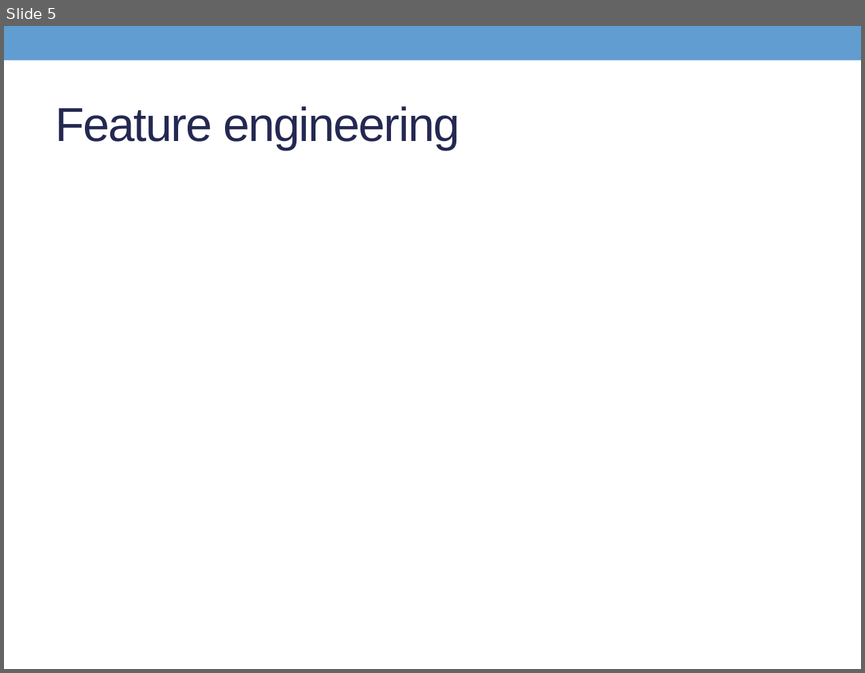
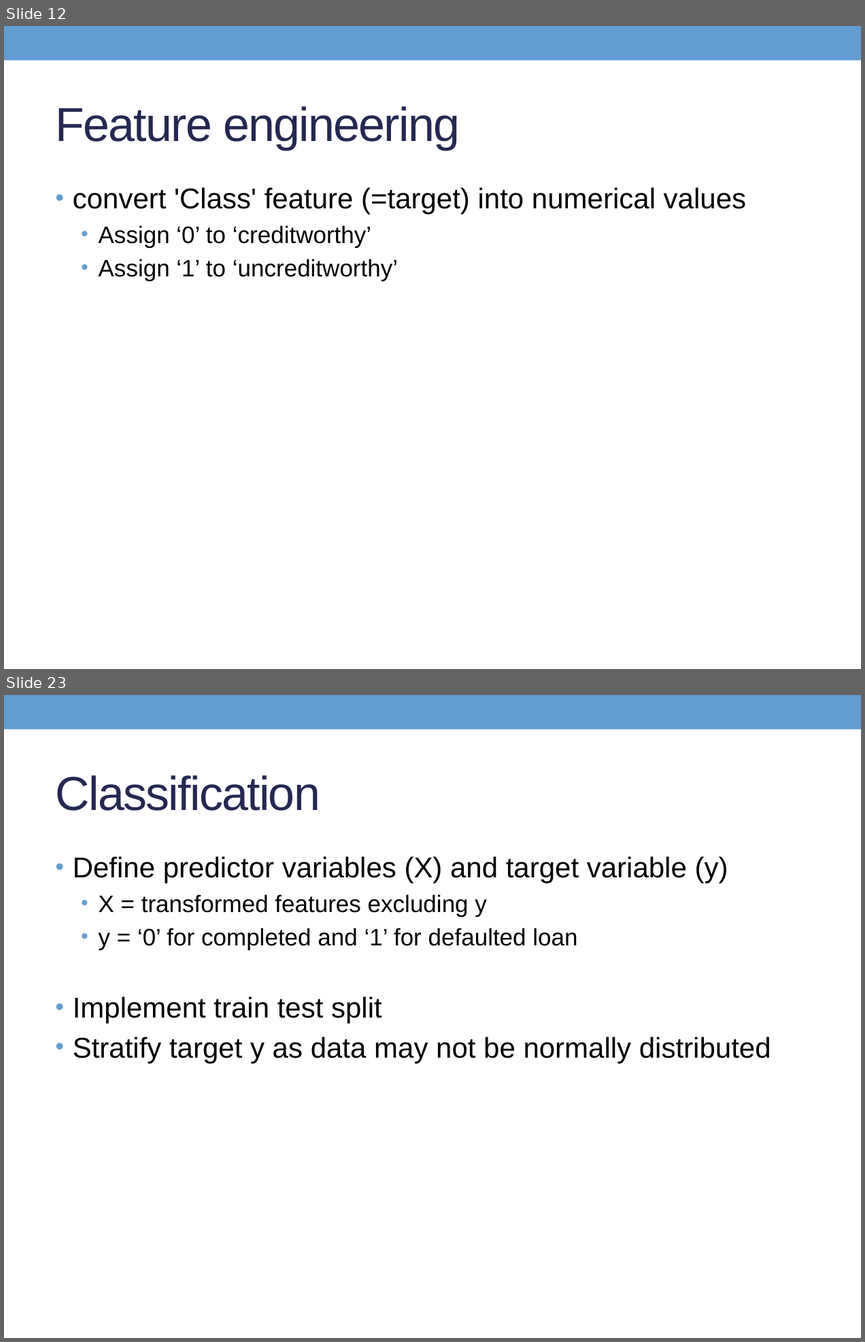
Before and after one commit to Son17/Data-Science-Projects, a slide deck: LG presentation.pptx. Shown one above the other, each under a label of ours: slide 5 before the commit, slides 12 and 23 after it; the slides between them are not shown. The pictures are 865x673 and 865x1342 pixels, drawn with LibreOffice and Linux fonts; fonts in the diff are those of the drawing. Boxes give left, top, right and bottom in pixels: in the first picture for what was removed or moved away, otherwise in the second. Text is boxed around its words. In the diff, an @@ line names an element or a change of style, - is before the commit and + after.

```diff
--- a/LG presentation.pptx
+++ b/LG presentation.pptx
@@ slide 23 added at [4,695,861,1338], background #FFFFFF; not listed: 1 template element that a slide beside it also shows @@
@@ title added at [56,775,320,811], 40 pt, text #242852 @@
+Classification
@@ text added at [73,856,771,1063], 24 pt, text #000000 @@
+• Define predictor variables (X) and target variable (y)
+  • X = transformed features excluding y
+  • y = ‘0’ for completed and ‘1’ for defaulted loan
+• Implement train test split
+• Stratify target y as data may not be normally distributed
@@ what was slide 5 is now slide 12 @@
@@ slide 12 changed as well @@
@@ text added at [73,187,746,281], 20 pt, text #000000 @@
+• convert 'Class' feature (=target) into numerical values
+  • Assign ‘0’ to ‘creditworthy’
+  • Assign ‘1’ to ‘uncreditworthy’
```
Also in this commit, not shown: 4 other slides changed, 22 other slides added, 3 slides removed.
